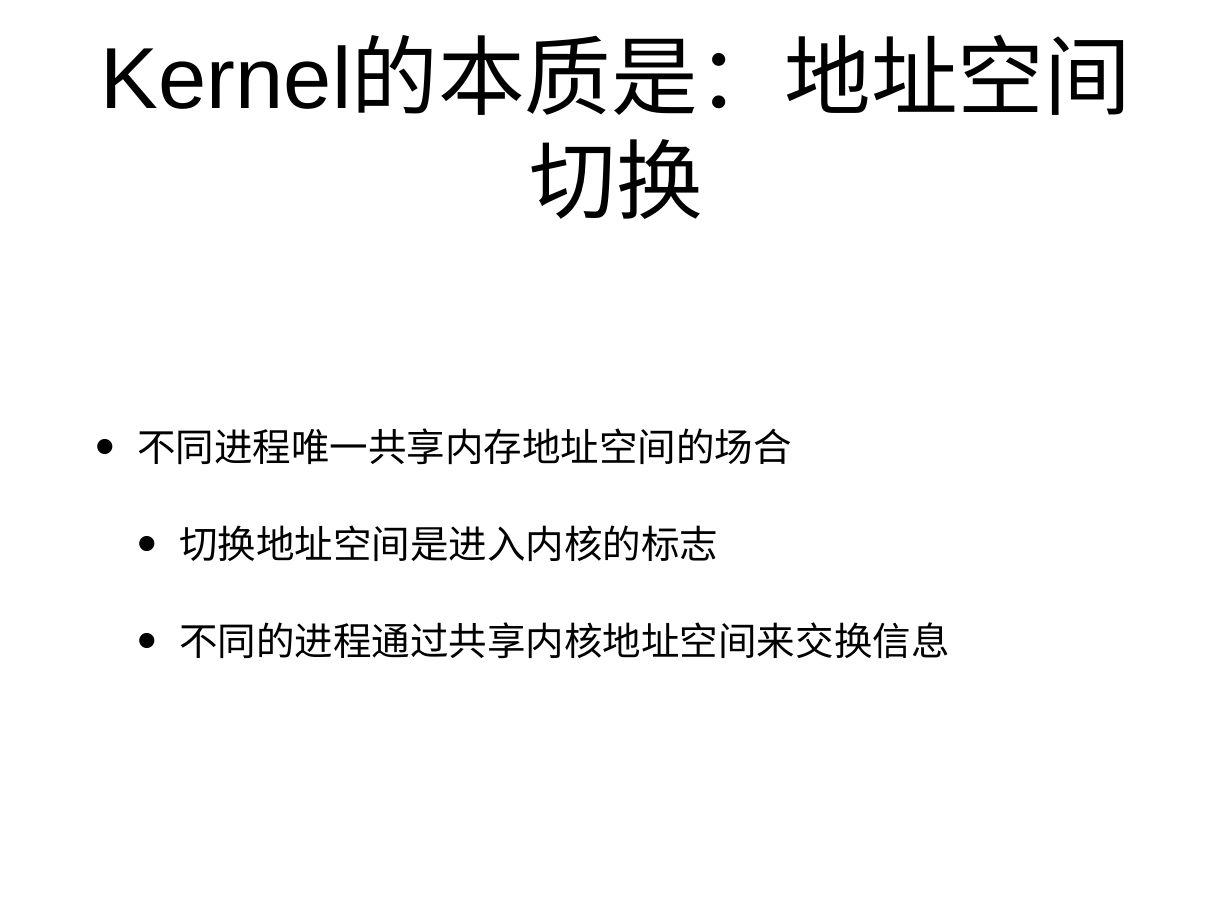
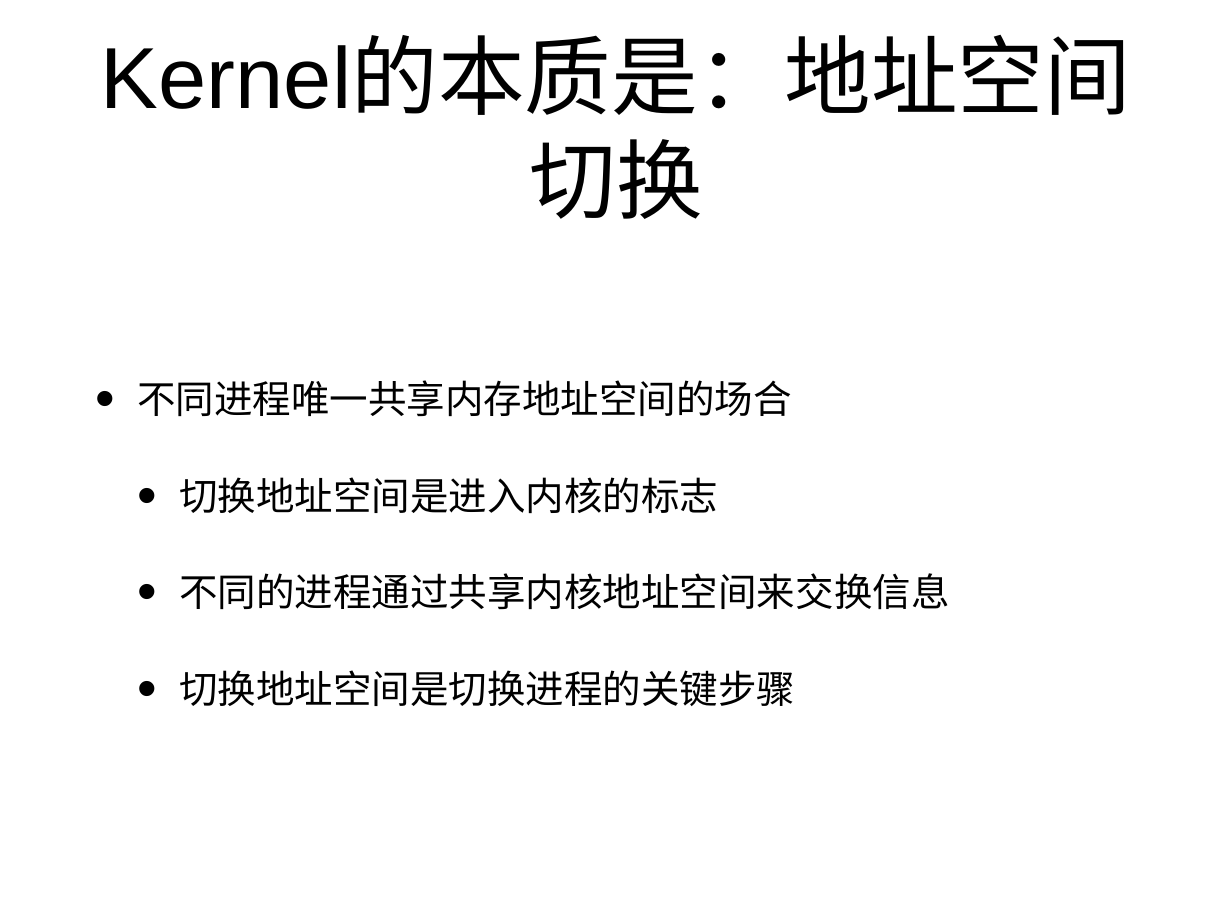
Before and after one commit to xuzhongxing/xuzhongxing.github.io, a slide deck: slide 13 of 201806fuchsia.pptx. Drawn at 1232x924 pixels with LibreOffice and Linux fonts; fonts in the diff are those of the drawing. Boxes give left, top, right and bottom in pixels: in the first picture for what was removed or moved away, otherwise in the second. Text is boxed around its words. In the diff, an @@ line names an element or a change of style, - is before the commit and + after.

```diff
--- a/201806fuchsia.pptx
+++ b/201806fuchsia.pptx
@@ text at bbox=[179, 670, 795, 706]: paragraph added @@
+  • 切换地址空间是切换进程的关键步骤
```
Also in this commit, not shown: 1 other slide changed.
